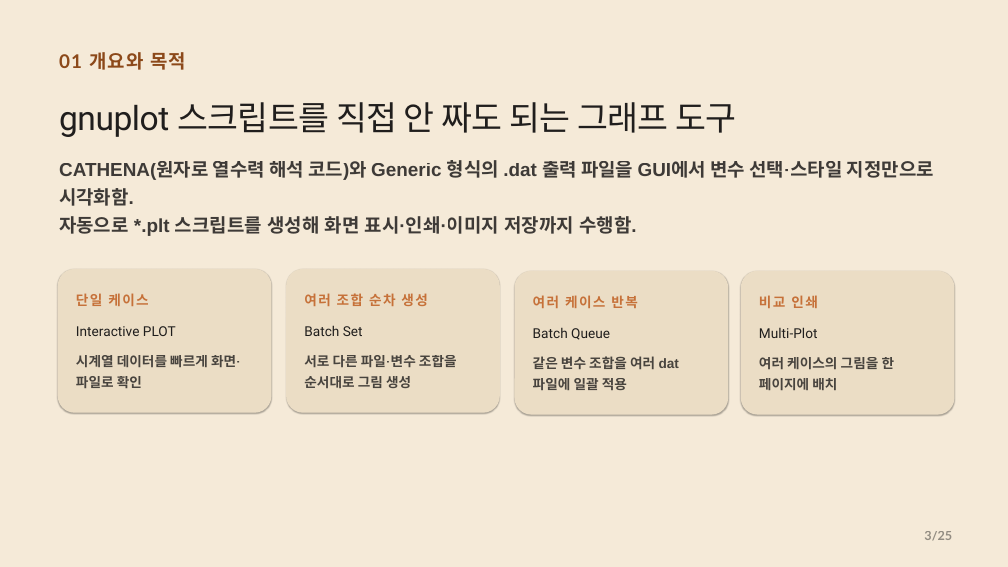
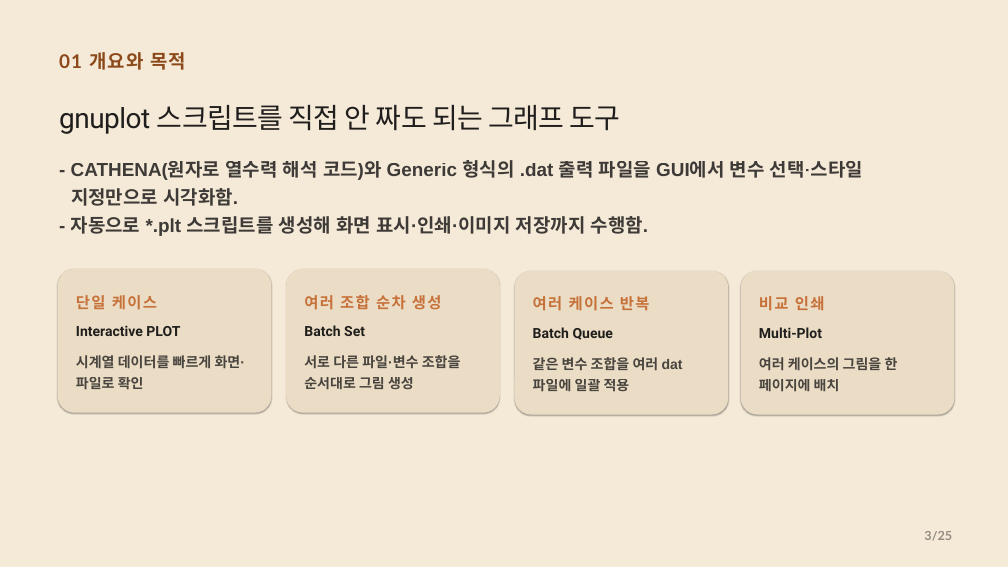
Before and after one commit to CWKIM113/CathPlot_Pub, a slide deck: slide 3 of CathPlot_발표.pptx. Drawn at 1008x567 pixels with LibreOffice and Linux fonts; fonts in the diff are those of the drawing. Boxes give left, top, right and bottom in pixels: in the first picture for what was removed or moved away, otherwise in the second. Text is boxed around its words. In the diff, an @@ line names an element or a change of style, - is before the commit and + after.

```diff
--- a/CathPlot_발표.pptx
+++ b/CathPlot_발표.pptx
@@ text "gnuplot 스크립트를 직접 안 짜도 ..." at (59, 105, 621, 134): size 48 to 40 pt; line spacing 0.87 to 0.97 @@
@@ text at (71, 160, 863, 236): text changed @@
-CATHENA(원자로 열수력 해석 코드)와 Generic 형식의 .dat 출력 파일을 GUI에서 변수 선택·스타일 지정만으로 시각화함.
-자동으로 *.plt 스크립트를 생성해 화면 표시·인쇄·이미지 저장까지 수행함.
+- CATHENA(원자로 열수력 해석 코드)와 Generic 형식의 .dat 출력 파일을 GUI에서 변수 선택·스타일 지정만으로 시각화함.
+- 자동으로 *.plt 스크립트를 생성해 화면 표시·인쇄·이미지 저장까지 수행함.
@@ size 19.5 to 22 pt in 4 elements at (76, 295, 157, 310), (533, 296, 650, 311), (304, 295, 442, 310), (759, 296, 825, 311) @@
@@ size 19.5 to 20 pt, bold on in 4 elements at (76, 325, 180, 336), (533, 327, 614, 340), (304, 325, 365, 336), (759, 327, 822, 338) @@
@@ size 19.5 to 20 pt in 4 elements at (76, 355, 246, 390), (533, 357, 683, 391), (304, 355, 461, 390), (759, 357, 898, 392) @@
```
Also in this commit, not shown: 10 other slides changed.
